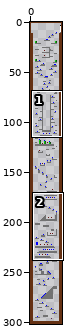
Sprite sheet, stored at MarioGame/Resources/Stages/2/sketch_edited.png. Above, an overview of the earlier version with the close-up marked.
Close-up. The starting point:
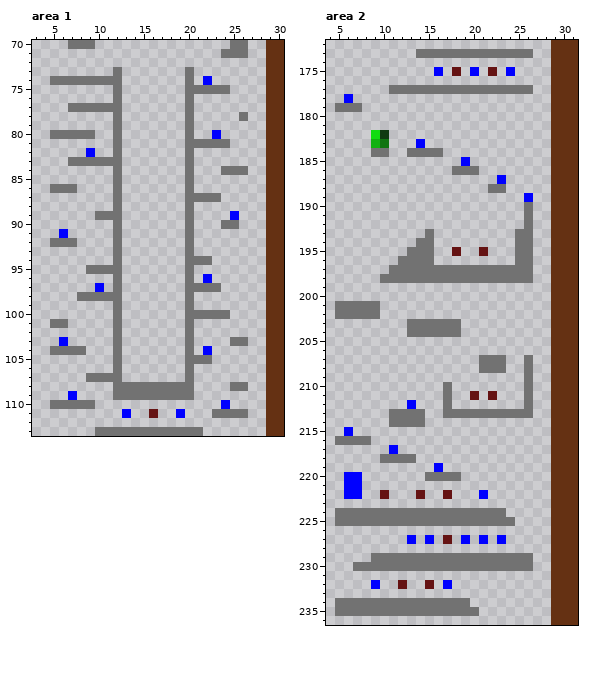
The file is 32x302 pixels. Shown: area 1: x 3..30, y 70..113; area 2: x 4..31, y 172..236.
The same view after the edit:
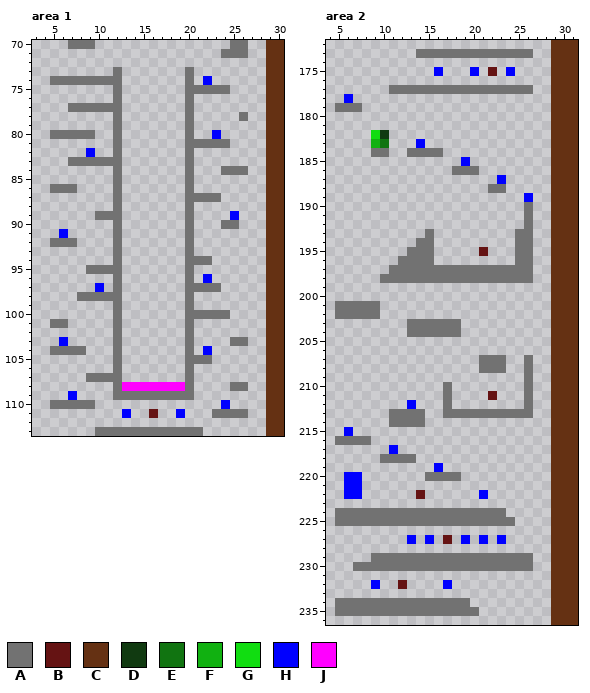
Palette (. is transparent): A #727272  B #651313  C #653113  D #113a11  E #117411  F #11b111  G #11dd11  H #0000ff  J #ff00ff
Change:
--- area 1
@@ x 11..21 @@
 107 AA.......A.
-108 .AAAAAAAAA.
+108 .AJJJJJJJA.
 109 .AAAAAAAAA.
--- area 2
@@ x 16..20 @@
 174 .....
-175 H.B.H
+175 H...H
 176 .....
@@ x 16..20 @@
 194 .....
-195 ..B..
+195 .....
 196 .....
@@ x 18..22 @@
 210 .....
-211 ..B.B
+211 ....B
 212 .....
@@ x 8..19 @@
 221 ............
-222 ..B...B..B..
+222 ......B.....
 223 ............
@@ x 13..17 @@
 231 .....
-232 ..B.H
+232 ....H
 233 .....
